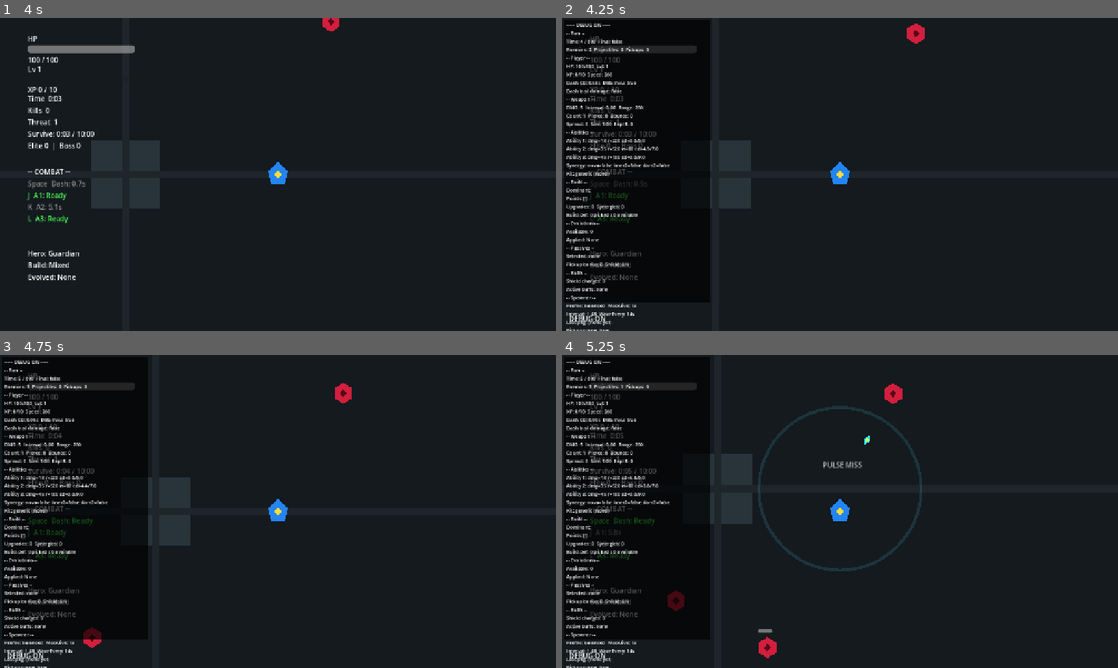
Above: before the commit, frames 1-4 (two rows, left to right).
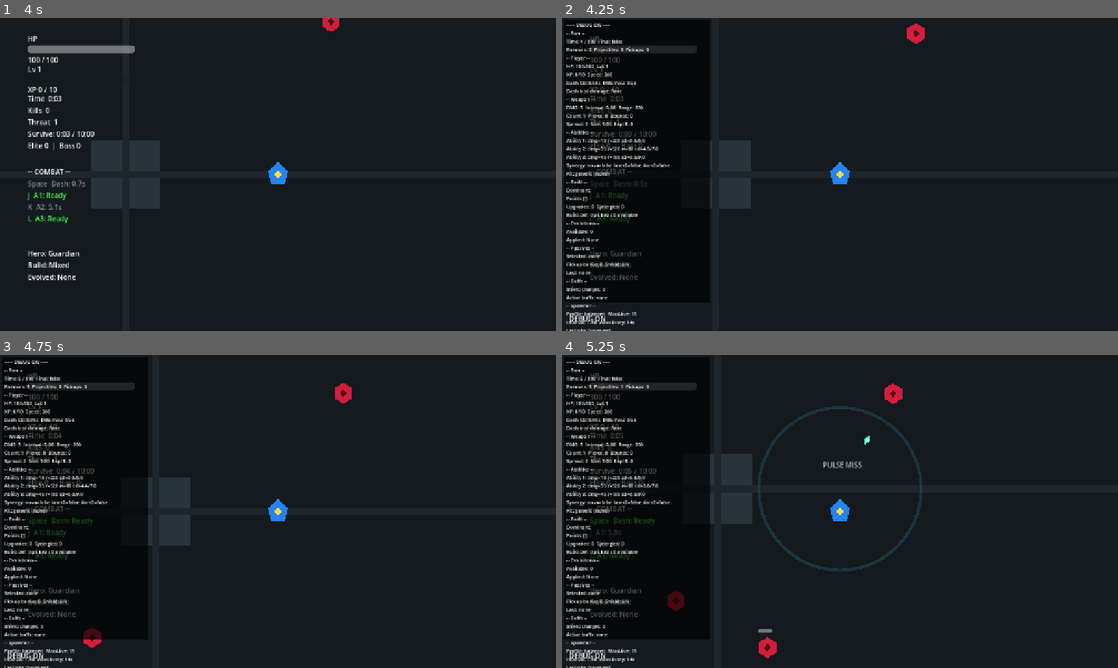
Above: after the commit, the same moments.

Repository: StanisRyz/SuperHeroes
Game: Godot game, scene res://scenes/game/Arena.tscn
The game is run twice, just before and just after one commit, with the same random seed, the same clock (stepped at 60 frames per second) and the same inputs. This scene is started directly instead of the project's main scene.
Inputs (mouse positions are in pixels of both pictures, inside the frame that each line leads up to):
- Up to frame 1 (4 s): tap Enter at 0.5, 3.5 s; move the mouse to (400, 158) at 0.52 s; hold D (move_right) 0.53-1.25 s; hold Space (dash) 0.53-1.25 s; click (400, 158) at 0.67 s; drag from (166, 190) to (278, 174) at 1.27 s; tap Space (dash) at 2, 2.3 s; move the mouse to (333, 105) at 2.02 s; hold D (move_right) 2.03-2.75 s; hold K (ability_2) 2.03-2.75 s; drag from (250, 237) to (111, 127) at 2.77 s; move the mouse to (444, 221) at 3.52 s; hold Left (move_left) from 3.53 s (still down); hold Space (dash) from 3.53 s (still down)
- Up to frame 2 (4.25 s): keep holding Left (move_left); keep holding Space (dash); tap F10 (debug_add_xp) at 4.15 s
- Up to frame 3 (4.75 s): release Left (move_left) at 4.25 s; release Space (dash) at 4.25 s; drag from (111, 464) to (194, 433) at 4.27 s
- Up to frame 4 (5.25 s): move the mouse to (867, 511) at 5.02 s; hold S (move_down) from 5.03 s (still down); hold J (ability_1) from 5.03 s (still down); click (867, 511) at 5.17 s

Frame 1 is identical in both runs. In frame 2, 0.5% of the frame differs, in the area x 0-14%, y 80-100%; in frame 3, 0.5%; in frame 4, 0.5%.

Commit message:
Fix passive ability visibility
Fix passive ability runtime visibility and verification:
- Add visible Orbit Shields indicators around the player and keep them synced with shield charges.
- Show clear shield block feedback when a hit is absorbed.
- Make Storm Relay visibly strike nearby enemies with damage/status feedback.
- Make Guardian Drone visibly attack enemies periodically.
- Verify or fix Magnet Core pickup radius/pull behavior.
- Add debug/HUD passive state visibility where appropriate.
- Preserve passive state as runtime-only and clean it up on restart, defeat, victory, and quit.
- Keep existing attack/active upgrades, hero kits, primary weapons, stage objectives, wave director, boss flow, rewards, saves, and meta progression unchanged.
- Do not implement 4/4/4 slot limits yet.
- Update README.md, Agents.md, and validation docs if present.

Diff:
--- a/scenes/passives/PassiveAbilityManager.gd
+++ b/scenes/passives/PassiveAbilityManager.gd
@@ -26,12 +26,18 @@
 	},
 }
 const STATUS_SENTINEL := Vector2(100000000.0, 100000000.0)
+const SHIELD_VISUAL_RADIUS := 42.0
+const SHIELD_VISUAL_SIZE := 8.0
+const DRONE_VISUAL_RADIUS := 58.0
+const ARC_DURATION := 0.16
+const ARC_WIDTH := 4.0
 
 var player: Node2D = null
 var enemy_container: Node = null
 var projectile_container: Node = null
 var pickup_container: Node = null
 var feedback_manager: Node = null
+var debug_logging: bool = false
 
 var _passive_levels: Dictionary = {}
 var _timers: Dictionary = {
@@ -40,6 +46,12 @@
 	"guardian_drone": 0.0,
 }
 var _applied_pickup_radius_bonus: float = 0.0
+var _visual_root: Node2D = null
+var _shield_visuals_root: Node2D = null
+var _drone_visual: Node2D = null
+var _orbit_time: float = 0.0
+var _last_shield_visual_count: int = -1
+var _last_event: String = "none"
 
 
 func setup(new_player: Node, new_enemy_container: Node, new_projectile_container: Node, new_pickup_container: Node, new_feedback_manager: Node) -> void:
@@ -48,6 +60,8 @@
 	projectile_container = new_projectile_container
 	pickup_container = new_pickup_container
 	feedback_manager = new_feedback_manager
+	_setup_visual_root()
+	_connect_buff_manager()
 
 
 func _process(delta: float) -> void:
@@ -55,6 +69,9 @@
 		return
 	if player.has_method("is_dead") and player.is_dead():
 		return
+
+	_orbit_time += delta
+	_update_passive_visuals()
 
 	if has_passive("orbit_shields"):
 		_tick_orbit_shields(delta)
@@ -76,9 +93,16 @@
 	match passive_id:
 		"orbit_shields":
 			_fill_orbit_shields()
+			_update_shield_visuals(true)
 		"magnet_core":
 			_apply_magnet_core_bonus()
-
+			_show_magnet_feedback()
+		"guardian_drone":
+			_ensure_drone_visual()
+
+	_last_event = "selected %s level %d" % [passive_id, next_level]
+	if debug_logging:
+		print("PASSIVE_SELECTED: id=%s level=%d" % [passive_id, next_level])
 	passive_changed.emit(passive_id, next_level)
 	_show_status("%s Lv %d" % [_get_display_name(passive_id), next_level])
 
@@ -96,6 +120,7 @@
 		"levels": _passive_levels.duplicate(),
 		"timers": _timers.duplicate(),
 		"pickup_radius_bonus": _applied_pickup_radius_bonus,
+		"last_event": _last_event,
 	}
 	var buff_manager := _get_buff_manager()
 	if buff_manager != null and buff_manager.has_method("get_shield_charges"):
@@ -109,6 +134,12 @@
 	_passive_levels.clear()
 	for key in _timers.keys():
 		_timers[key] = 0.0
+	if _visual_root != null and is_instance_valid(_visual_root):
+		_visual_root.queue_free()
+	_visual_root = null
+	_shield_visuals_root = null
+	_drone_visual = null
+	_last_shield_visual_count = -1
 
 
 func _tick_orbit_shields(delta: float) -> void:
@@ -128,6 +159,7 @@
 	buff_manager.add_shield_charges(1)
 	_timers["orbit_shields"] = _get_orbit_shield_regen_interval()
 	_show_status("SHIELD")
+	_last_event = "orbit_shields regenerated"
 
 
 func _tick_storm_relay(delta: float) -> void:
@@ -143,9 +175,11 @@
 
 	var damage := int(_get_scaled_value("storm_relay", "damage", level))
 	target.take_damage(damage)
+	_spawn_arc(player.global_position, target.global_position, Color(0.35, 0.85, 1.0, 1.0), 5.0)
 	_show_damage(damage, target.global_position)
-	_show_status("RELAY", target.global_position + Vector2.UP * 28.0)
+	_show_status("STORM", target.global_position + Vector2.UP * 28.0)
 	_timers["storm_relay"] = _get_scaled_value("storm_relay", "interval", level)
+	_last_event = "storm_relay hit %s for %d" % [target.name, damage]
 
 
 func _tick_guardian_drone(delta: float) -> void:
@@ -161,9 +195,12 @@
 
 	var damage := int(_get_scaled_value("guardian_drone", "damage", level))
 	target.take_damage(damage)
+	var origin := _get_drone_world_position()
+	_spawn_arc(origin, target.global_position, Color(1.0, 0.9, 0.25, 1.0), 3.0)
 	_show_damage(damage, target.global_position)
 	_show_status("DRONE", target.global_position + Vector2.UP * 28.0)
 	_timers["guardian_drone"] = _get_scaled_value("guardian_drone", "interval", level)
+	_last_event = "guardian_drone hit %s for %d" % [target.name, damage]
 
 
 func _fill_orbit_shields() -> void:
@@ -174,6 +211,7 @@
 	if missing > 0:
 		buff_manager.add_shield_charges(missing)
 	_timers["orbit_shields"] = _get_orbit_shield_regen_interval()
+	_update_shield_visuals(true)
 
 
 func _apply_magnet_core_bonus() -> void:
@@ -183,6 +221,7 @@
 	var new_bonus := _get_scaled_value("magnet_core", "pickup_radius_bonus", level)
 	player.set("pickup_radius_bonus", float(player.get("pickup_radius_bonus")) - _applied_pickup_radius_bonus + new_bonus)
 	_applied_pickup_radius_bonus = new_bonus
+	_last_event = "magnet_core bonus %.0f" % _applied_pickup_radius_bonus
 
 
 func _reset_magnet_core_bonus() -> void:
@@ -209,6 +248,180 @@
 	return best
 
 
+func _setup_visual_root() -> void:
+	if player == null or not is_instance_valid(player):
+		return
+	if _visual_root != null and is_instance_valid(_visual_root):
+		return
+	_visual_root = Node2D.new()
+	_visual_root.name = "PassiveAbilityVisuals"
+	_visual_root.z_index = 20
+	player.add_child(_visual_root)
+
+	_shield_visuals_root = Node2D.new()
+	_shield_visuals_root.name = "OrbitShieldVisuals"
+	_visual_root.add_child(_shield_visuals_root)
+
+
+func _connect_buff_manager() -> void:
+	var buff_manager := _get_buff_manager()
+	if buff_manager == null or not buff_manager.has_signal("shield_changed"):
+		return
+	if not buff_manager.shield_changed.is_connected(_on_shield_changed):
+		buff_manager.shield_changed.connect(_on_shield_changed)
+
+
+func _on_shield_changed(_charges: int) -> void:
+	_update_shield_visuals(true)
+
+
+func _update_passive_visuals() -> void:
+	if _visual_root == null or not is_instance_valid(_visual_root):
+		_setup_visual_root()
+	_update_shield_visuals(false)
+	_update_drone_visual()
+
+
+func _update_shield_visuals(force: bool) -> void:
+	if _shield_visuals_root == null or not is_instance_valid(_shield_visuals_root):
+		return
+	var charges := _get_current_shield_charges()
+	if force or charges != _last_shield_visual_count:
+		for child in _shield_visuals_root.get_children():
+			child.queue_free()
+		for index in range(charges):
+			_shield_visuals_root.add_child(_create_orbit_marker("ShieldCharge%d" % index, Color(0.2, 0.7, 1.0, 0.9), SHIELD_VISUAL_SIZE))
+		_last_shield_visual_count = charges
+
+	var children := _shield_visuals_root.get_children()
+	var count := children.size()
+	if count <= 0:
+		return
+	for index in range(count):
+		var marker := children[index] as Node2D
+		if marker == null:
+			continue
+		var angle := _orbit_time * 2.4 + TAU * float(index) / float(count)
+		marker.position = Vector2(cos(angle), sin(angle)) * SHIELD_VISUAL_RADIUS
+
+
+func _ensure_drone_visual() -> void:
+	if _visual_root == null or not is_instance_valid(_visual_root):
+		_setup_visual_root()
+	if _visual_root == null:
+		return
+	if _drone_visual != null and is_instance_valid(_drone_visual):
+		return
+	_drone_visual = _create_orbit_marker("GuardianDroneVisual", Color(1.0, 0.85, 0.25, 0.95), 10.0)
+	_visual_root.add_child(_drone_visual)
+
+
+func _update_drone_visual() -> void:
+	if not has_passive("guardian_drone"):
+		if _drone_visual != null and is_instance_valid(_drone_visual):
+			_drone_visual.queue_free()
+		_drone_visual = null
+		return
+	_ensure_drone_visual()
+	if _drone_visual == null or not is_instance_valid(_drone_visual):
+		return
+	var angle := -_orbit_time * 1.8
+	_drone_visual.position = Vector2(cos(angle), sin(angle)) * DRONE_VISUAL_RADIUS
+
+
+func _create_orbit_marker(marker_name: String, color: Color, size: float) -> Node2D:
+	var marker := Node2D.new()
+	marker.name = marker_name
+	var body := Polygon2D.new()
+	body.polygon = _make_circle_polygon(size, 14)
+	body.color = color
+	marker.add_child(body)
+	var ring := Line2D.new()
+	ring.width = 1.5
+	ring.default_color = Color(color.r, color.g, color.b, 0.55)
+	for point in _make_circle_polygon(size + 3.0, 18):
+		ring.add_point(point)
+	ring.add_point(Vector2(size + 3.0, 0.0))
+	marker.add_child(ring)
+	return marker
+
+
+func _make_circle_polygon(radius: float, sides: int) -> PackedVector2Array:
+	var points := PackedVector2Array()
+	for index in range(sides):
+		var angle := TAU * float(index) / float(sides)
+		points.append(Vector2(cos(angle), sin(angle)) * radius)
+	return points
+
+
+func _spawn_arc(from_position: Vector2, to_position: Vector2, color: Color, width: float) -> void:
+	var parent := _get_world_visual_parent()
+	if parent == null:
+		return
+	var line := Line2D.new()
+	line.name = "PassiveHitArc"
+	line.width = width
+	line.default_color = color
+	line.z_index = 30
+	var midpoint := from_position.lerp(to_position, 0.5)
+	var normal := (to_position - from_position).orthogonal().normalized()
+	if normal.is_zero_approx():
+		normal = Vector2.UP
+	line.add_point(from_position)
+	line.add_point(midpoint + normal * 18.0)
+	line.add_point(to_position)
+	parent.add_child(line)
+	var tween := line.create_tween()
+	tween.tween_property(line, "modulate:a", 0.0, ARC_DURATION)
+	tween.finished.connect(line.queue_free)
+
+
+func _show_magnet_feedback() -> void:
+	if player == null:
+		return
+	_show_status("MAGNET +%.0f" % _applied_pickup_radius_bonus)
+	var parent := _get_world_visual_parent()
+	if parent == null:
+		return
+	var ring := Line2D.new()
+	ring.name = "MagnetCorePulse"
+	ring.width = 3.0
+	ring.default_color = Color(0.75, 0.25, 1.0, 0.7)
+	ring.z_index = 25
+	var radius := 55.0 + _applied_pickup_radius_bonus * 0.25
+	for point in _make_circle_polygon(radius, 36):
+		ring.add_point(player.global_position + point)
+	ring.add_point(player.global_position + Vector2(radius, 0.0))
+	parent.add_child(ring)
+	var tween := ring.create_tween()
+	tween.parallel().tween_property(ring, "scale", Vector2(1.25, 1.25), 0.25)
+	tween.parallel().tween_property(ring, "modulate:a", 0.0, 0.25)
+	tween.finished.connect(ring.queue_free)
+
+
+func _get_current_shield_charges() -> int:
+	var buff_manager := _get_buff_manager()
+	if buff_manager != null and buff_manager.has_method("get_shield_charges"):
+		return int(buff_manager.get_shield_charges())
+	return 0
+
+
+func _get_drone_world_position() -> Vector2:
+	if _drone_visual != null and is_instance_valid(_drone_visual):
+		return _drone_visual.global_position
+	if player != null:
+		return player.global_position
+	return Vector2.ZERO
+
+
+func _get_world_visual_parent() -> Node:
+	if player != null and is_instance_valid(player) and player.get_parent() != null:
+		return player.get_parent()
+	if get_parent() != null:
+		return get_parent()
+	return get_tree().current_scene
+
+
 func _is_valid_enemy(node: Node) -> bool:
 	return (
 		node is Node2D
--- a/scenes/player/Player.gd
+++ b/scenes/player/Player.gd
@@ -100,7 +100,9 @@
 	if buff_manager != null and buff_manager.has_method("consume_shield_charge"):
 		if buff_manager.consume_shield_charge():
 			if _feedback_manager != null and _feedback_manager.has_method("show_status"):
-				_feedback_manager.show_status("BLOCK", global_position + Vector2.UP * 30.0)
+				_feedback_manager.show_status("SHIELD BLOCK", global_position + Vector2.UP * 30.0)
+			if _feedback_manager != null and _feedback_manager.has_method("shake"):
+				_feedback_manager.shake(3.0, 0.10)
 			return
 
 	var previous_health := current_health
--- a/scenes/ui/DebugStatsOverlay.gd
+++ b/scenes/ui/DebugStatsOverlay.gd
@@ -263,6 +263,7 @@
 				int(passive_state.get("shield_charges", 0)),
 				int(passive_state.get("shield_max_charges", 0)),
 			])
+			lines.append("Last: %s" % str(passive_state.get("last_event", "none")))
 
 	# Shield / buffs from PlayerBuffManager
 	if _player != null and is_instance_valid(_player):
Not shown, changed: Agents.md
Not shown, changed: README.md
Not shown, changed: docs/validation/gameplay_validation.md
